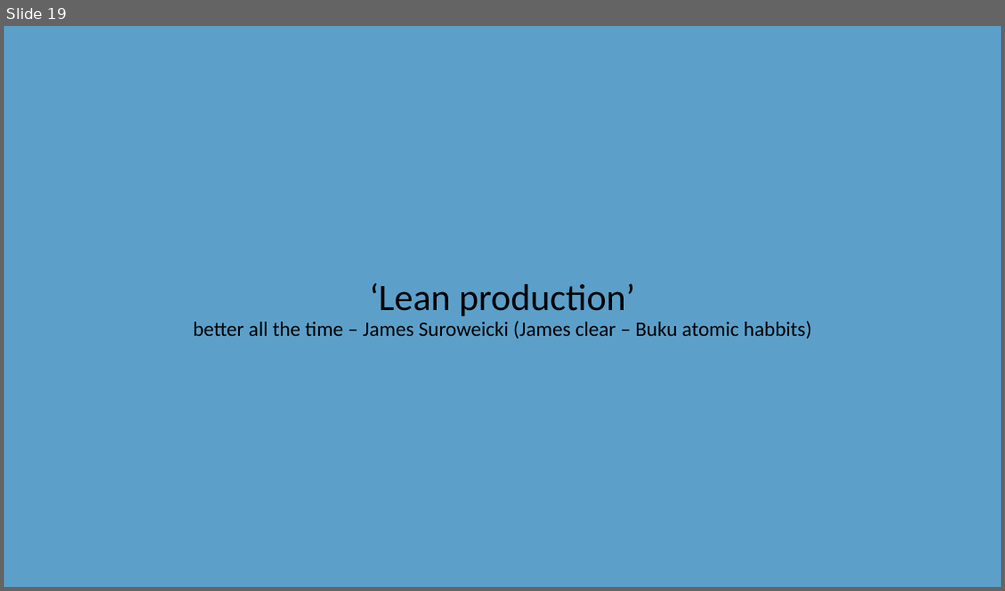
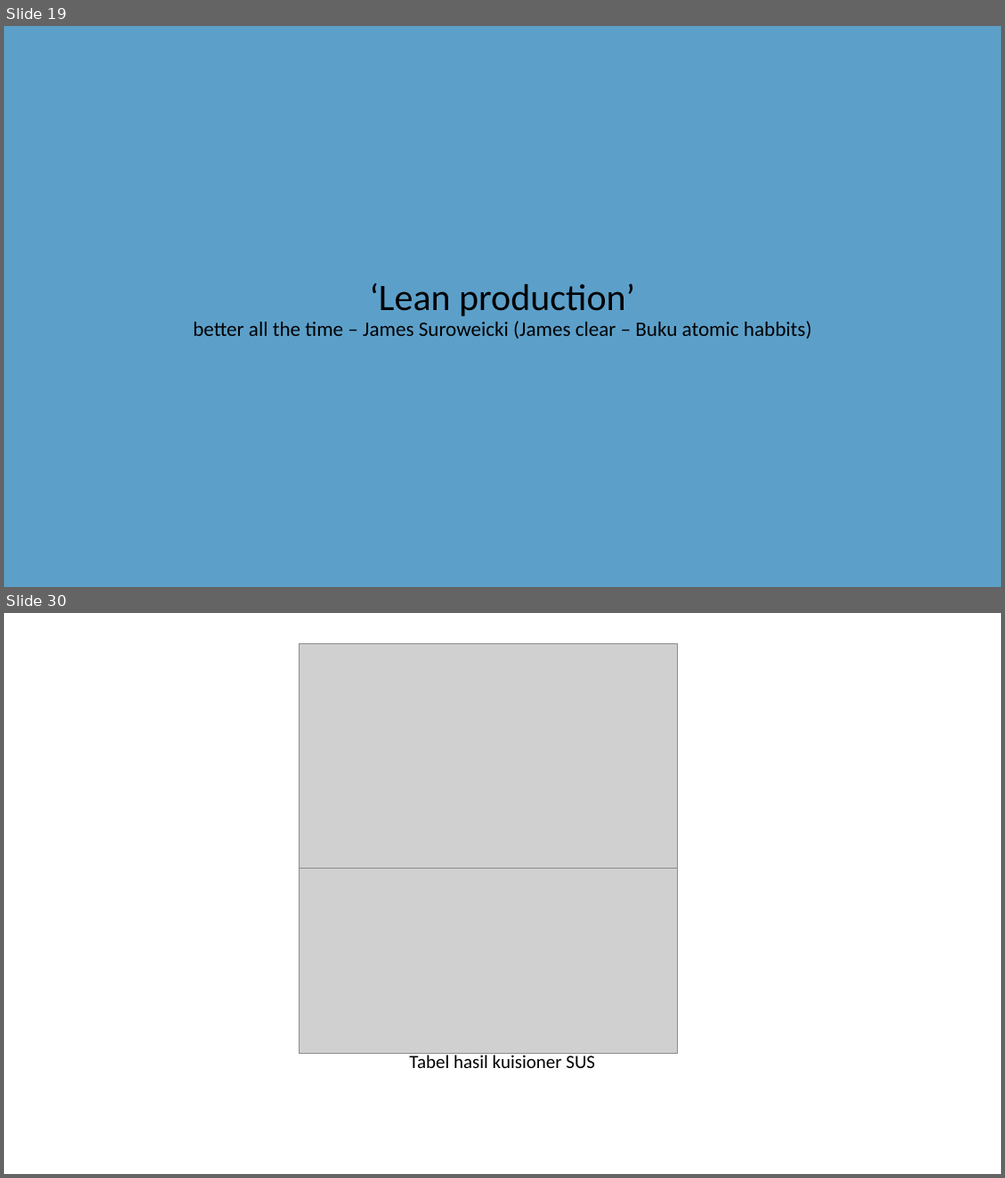
Before and after one commit to gunadermawan/skripsi, a slide deck: dokumen/ppt_skripsi.pptx. Shown one above the other, each under a label of ours: slide 19 before the commit, slides 19 and 30 after it; the slides between them are not shown. The pictures are 1005x591 and 1005x1178 pixels, drawn with LibreOffice and Linux fonts; fonts in the diff are those of the drawing; grey boxes stand for pictures. Boxes give left, top, right and bottom in pixels: in the first picture for what was removed or moved away, otherwise in the second. Text is boxed around its words. In the diff, an @@ line names an element or a change of style, - is before the commit and + after.

```diff
--- a/dokumen/ppt_skripsi.pptx
+++ b/dokumen/ppt_skripsi.pptx
@@ slide 30 added at (x1=4, y1=613, x2=1001, y2=1174), background #FFFFFF @@
@@ picture added at (x1=299, y1=643, x2=677, y2=868) @@
@@ picture added at (x1=299, y1=861, x2=677, y2=1054) @@
@@ text added at (x1=409, y1=1053, x2=595, y2=1068), 18 pt, text #000000 @@
+Tabel hasil kuisioner SUS
```
Also in this commit, not shown: 1 slide changed, 14 other slides added, 1 slide removed, 1 other file.
